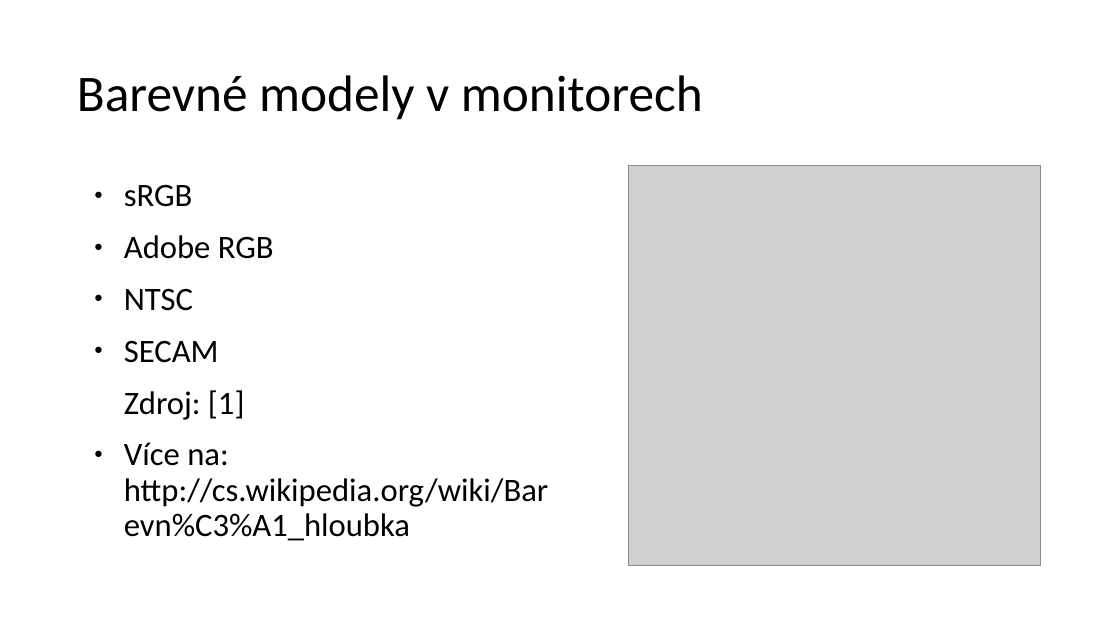
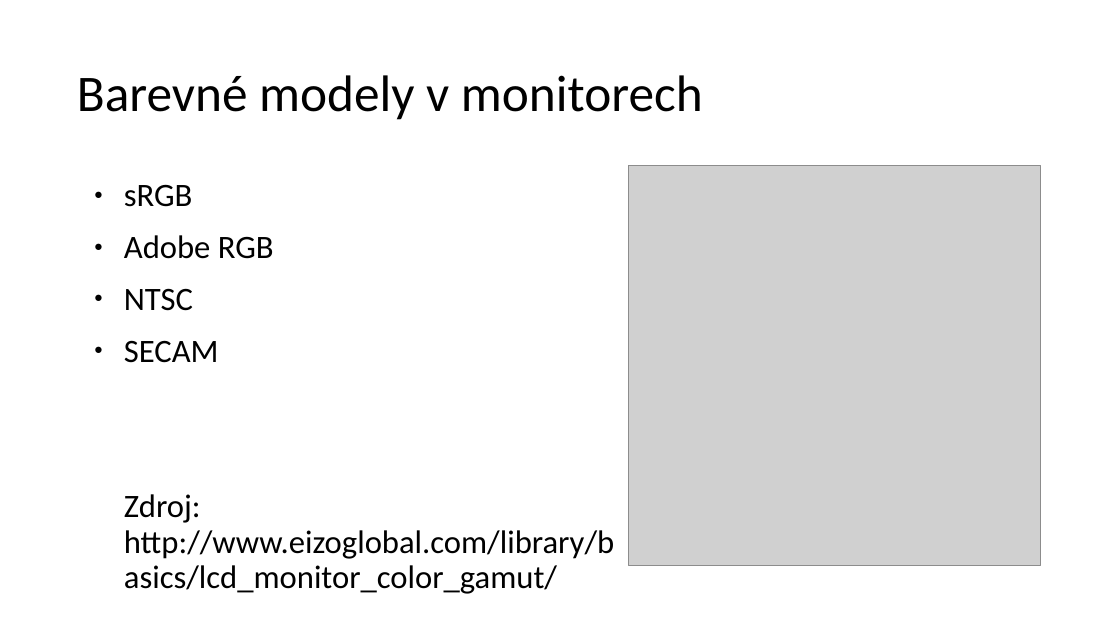
Before and after one commit to Setty32/FYO, a slide deck: slide 10 of doc/presentation.odp. Drawn at 1120x630 pixels with LibreOffice and Linux fonts; fonts in the diff are those of the drawing; grey boxes stand for pictures. Boxes give left, top, right and bottom in pixels: in the first picture for what was removed or moved away, otherwise in the second. Text is boxed around its words. In the diff, an @@ line names an element or a change of style, - is before the commit and + after.

```diff
--- a/doc/presentation.odp
+++ b/doc/presentation.odp
@@ text at [124,494,614,594]: text changed @@
-Zdroj: [1]
-● Více na: http://cs.wikipedia.org/wiki/Barevn%C3%A1_hloubka
+Zdroj: http://www.eizoglobal.com/library/basics/lcd_monitor_color_gamut/
```
Also in this commit, not shown: 1 other slide changed, 2 other files.
